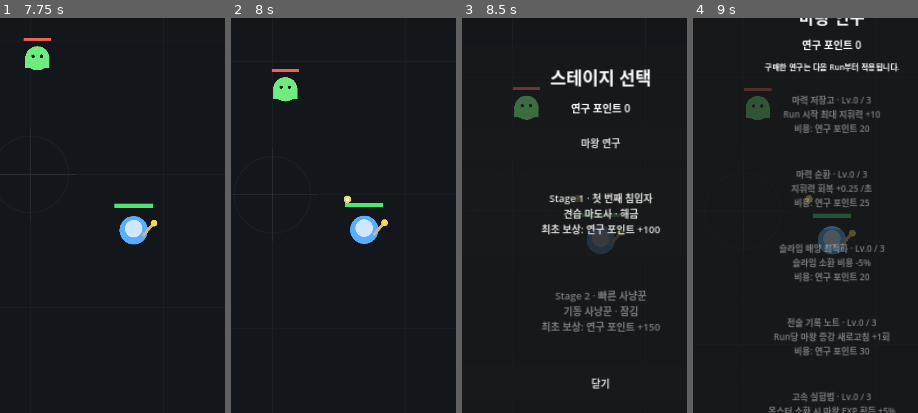
Above: before the commit, frames 1-4 (left to right).
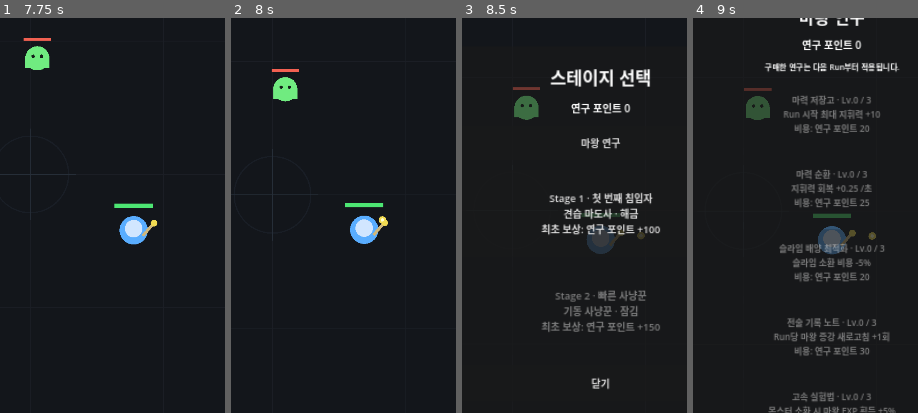
Above: after the commit, the same moments.

Repository: MinSung0732/Again-Hero-
Game: Godot game, scene res://src/main/Main.tscn
The game is run twice, just before and just after one commit, with the same random seed, the same clock (stepped at 60 frames per second) and the same inputs.
Inputs:
- Up to frame 1 (7.75 s): click "스테이지" at 0.5 s; click "Stage 1 · 첫 번째 침입자 견습 마도사 · 해…" at 1.25 s; click "자동 배치" at 2 s; click "수동 배치" at 2.75 s; click "슬라임 비용 3.0" at 3.5 s; click "스테이지" at 4.25 s; click "Stage 1 · 첫 번째 침입자 견습 마도사 · 해…" at 5 s; click "자동 배치" at 5.75 s; click "수동 배치" at 6.5 s; click "슬라임 비용 3.0" at 7.25 s
- Up to frame 2 (8 s): no input
- Up to frame 3 (8.5 s): click "스테이지" at 8 s
- Up to frame 4 (9 s): click "마왕 연구" at 8.75 s
The pictures show only the part of the screen within x 19-69%, y 19-69%; the shares and areas given below are measured in that part.

Frame 1 is identical in both runs. In frame 2, less than 0.1% of the frame differs, in the area x 50-69%, y 45-52%; in frame 3, less than 0.1%; in frame 4, 0.1%, in the area x 49-82%, y 44-57%.
Error in both runs: Invalid call to function 'get_name' in base 'GDScript'. Expected 0 arguments. (res://src/battle/battle.gd:378)

Commit message:
refactor: apply hero augment effects from data and pass splash stats

Diff:
--- a/src/hero/hero.gd
+++ b/src/hero/hero.gd
@@ -25,6 +25,8 @@
 @export var attack_range: float = 430.0
 @export var attack_cooldown: float = 0.62
 @export var projectile_speed: float = 680.0
+@export var projectile_splash_radius: float = 0.0
+@export var projectile_splash_damage_ratio: float = 0.0
 @export var exp_pickup_radius: float = 150.0
 @export var ai_sense_radius: float = 420.0
 @export var kite_distance: float = 210.0
@@ -415,7 +417,16 @@
 	var projectile := PROJECTILE_SCENE.instantiate() as Area2D
 	get_parent().add_child(projectile)
 	projectile.global_position = global_position + shot_direction * 46.0
-	projectile.call("setup", shot_direction, attack_damage, projectile_speed, attack_range, hero_id)
+	projectile.call(
+		"setup",
+		shot_direction,
+		attack_damage,
+		projectile_speed,
+		attack_range,
+		hero_id,
+		projectile_splash_radius,
+		projectile_splash_damage_ratio
+	)
 
 func gain_exp(amount: int) -> void:
 	if amount <= 0 or current_hp <= 0:
@@ -615,24 +626,61 @@
 func _apply_augment(augment: Dictionary) -> void:
 	var augment_id: String = String(augment.get("id", ""))
 
-	match augment_id:
-		"projectile_power":
-			attack_damage += 8
-		"rapid_strikes":
-			attack_cooldown = maxf(attack_cooldown * 0.88, 0.18)
-		"iron_body":
-			max_hp += 45
-			current_hp = mini(current_hp + 45, max_hp)
-		"pursuit":
-			move_speed += 25.0
-		"long_reach":
-			attack_range += 35.0
-		"battle_recovery":
-			current_hp = mini(current_hp + 90, max_hp)
+	for raw_effect in augment.get("effects", []):
+		var effect: Dictionary = raw_effect
+		_apply_augment_effect(effect)
 
 	if not augment_id.is_empty():
 		var current_stack: int = int(build_counts.get(augment_id, 0))
 		build_counts[augment_id] = current_stack + 1
+
+func _apply_augment_effect(effect: Dictionary) -> void:
+	var op := String(effect.get("op", ""))
+	var target := String(effect.get("target", ""))
+
+	match op:
+		"add_stat":
+			if target.is_empty():
+				return
+
+			var current_value = get(target)
+			var next_value: float = float(current_value) + float(effect.get("value", 0.0))
+
+			if effect.has("min"):
+				next_value = maxf(next_value, float(effect.get("min", next_value)))
+			if effect.has("max"):
+				next_value = minf(next_value, float(effect.get("max", next_value)))
+
+			if typeof(current_value) == TYPE_INT:
+				set(target, int(round(next_value)))
+			else:
+				set(target, next_value)
+
+		"multiply_stat":
+			if target.is_empty():
+				return
+
+			var current_value = get(target)
+			var next_value: float = float(current_value) * float(effect.get("value", 1.0))
+
+			if effect.has("min"):
+				next_value = maxf(next_value, float(effect.get("min", next_value)))
+			if effect.has("max"):
+				next_value = minf(next_value, float(effect.get("max", next_value)))
+
+			if typeof(current_value) == TYPE_INT:
+				set(target, int(round(next_value)))
+			else:
+				set(target, next_value)
+
+		"heal":
+			current_hp = mini(
+				current_hp + int(effect.get("value", 0)),
+				max_hp
+			)
+
+		_:
+			push_warning("Unknown Hero augment effect op: %s" % op)
 
 func apply_slow(multiplier: float, duration: float) -> void:
 	if current_hp <= 0:
